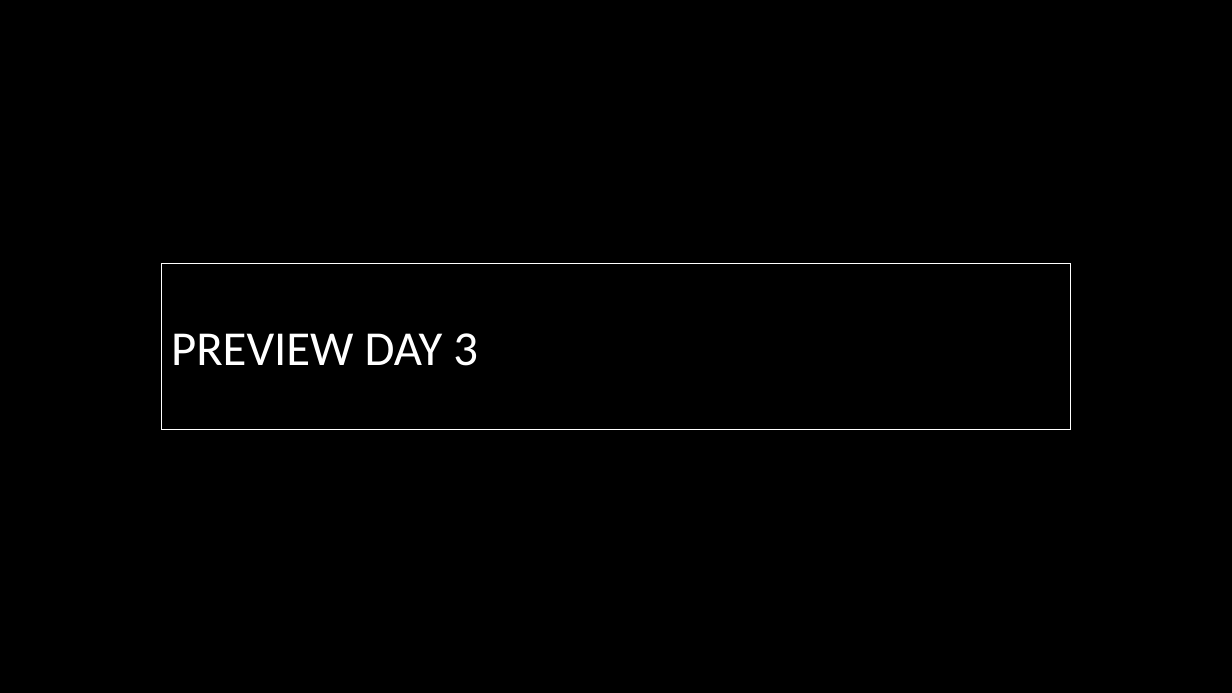
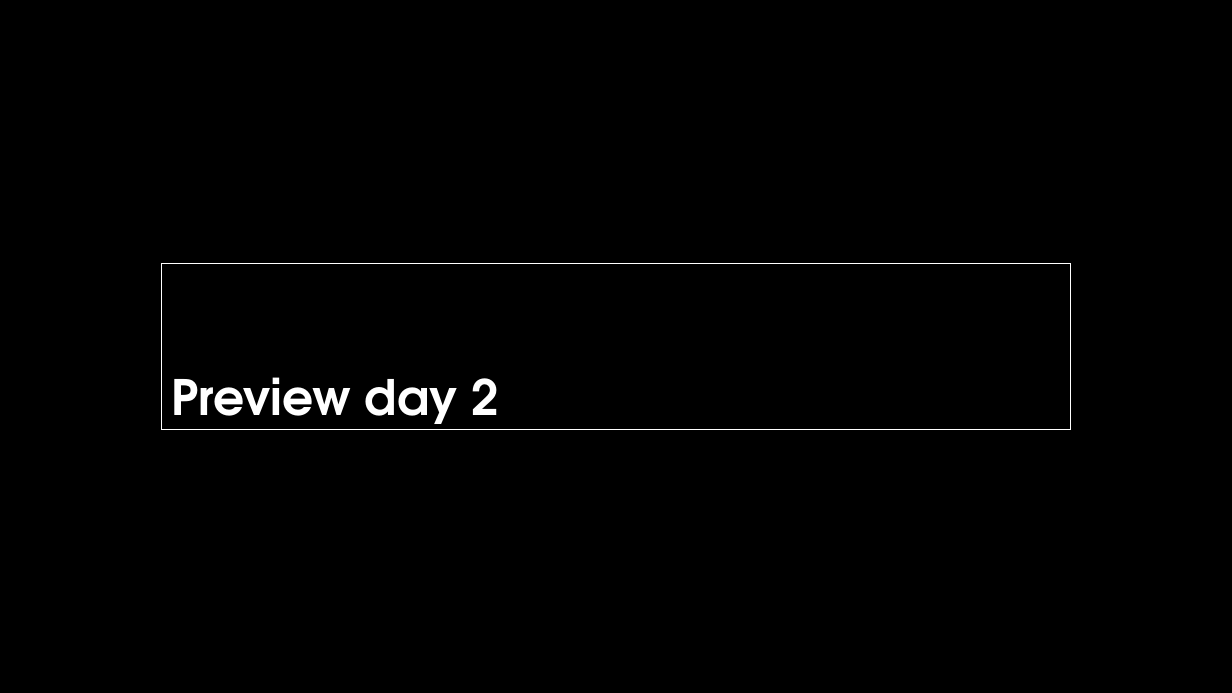
Before and after one commit to hexa-decim8/ISBPM, a slide deck: slide 25 of Class_Materials/Week_3/Day_1/ISBPM w3d1.pptx (slide 7 before the commit). Drawn at 1232x693 pixels with LibreOffice and Linux fonts; fonts in the diff are those of the drawing; background and template pictures are left out. Boxes give left, top, right and bottom in pixels: in the first picture for what was removed or moved away, otherwise in the second. Text is boxed around its words. In the diff, an @@ line names an element or a change of style, - is before the commit and + after.

```diff
--- a/Class_Materials/Week_3/Day_1/ISBPM w3d1.pptx
+++ b/Class_Materials/Week_3/Day_1/ISBPM w3d1.pptx
@@ title "Preview day 2" at [162, 263, 1070, 430]: vertical alignment middle to bottom; shadow on @@
@@ title at [171, 377, 498, 430]: text changed; font Calibri to TeX Gyre Adventor; bold on @@
-PREVIEW DAY 3
+Preview day 2
```
Also in this commit, not shown: 6 other slides changed, 19 slides added, 1 slide removed, 1 other file.
